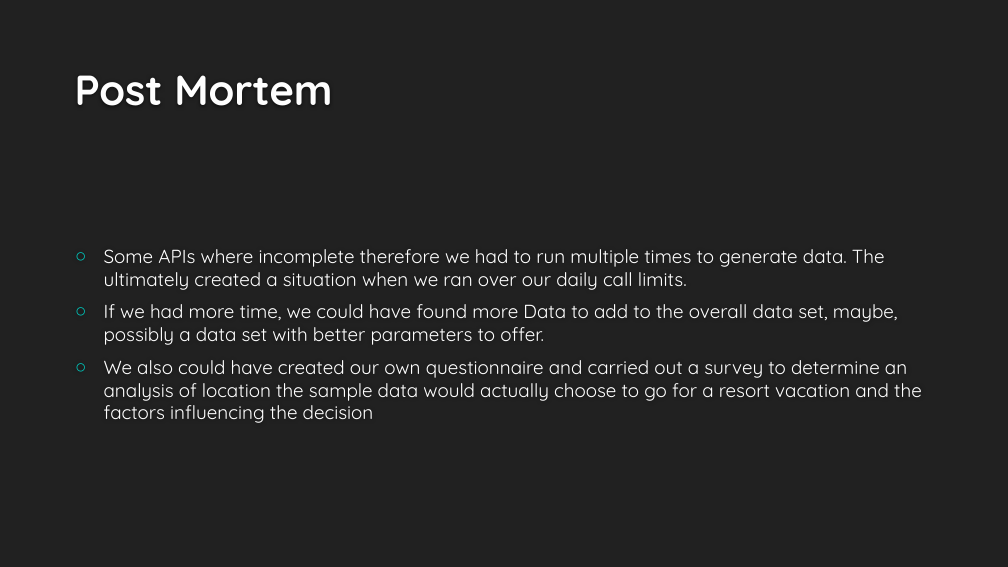
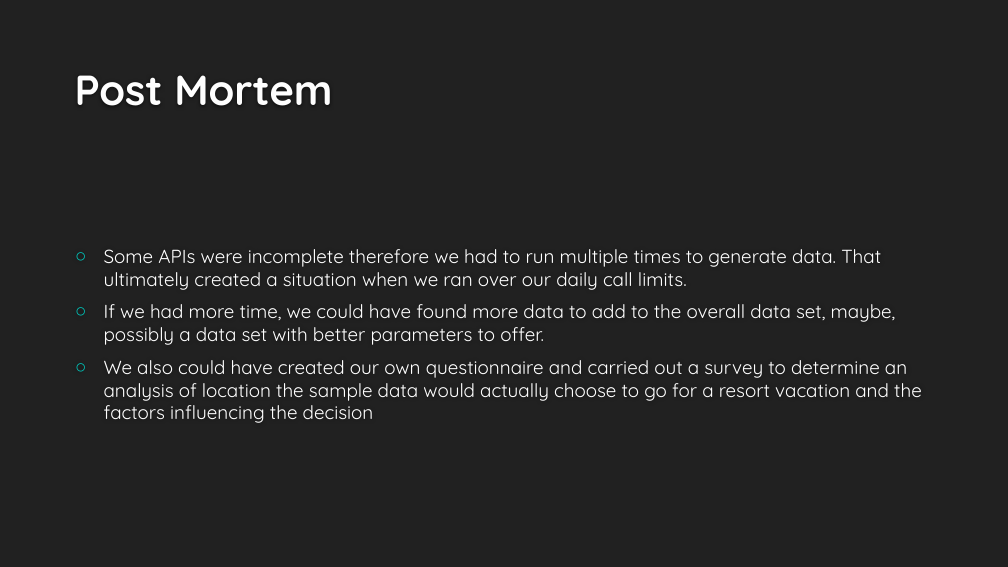
Before and after one commit to Kaylawkelly/HotelRateLocataion-Project1, a slide deck: slide 18 of Project 1_Where to Build.pptx. Drawn at 1008x567 pixels with LibreOffice and Linux fonts; fonts in the diff are those of the drawing; background and template pictures are left out. Boxes give left, top, right and bottom in pixels: in the first picture for what was removed or moved away, otherwise in the second. Text is boxed around its words. In the diff, an @@ line names an element or a change of style, - is before the commit and + after.

Commit message:
Final Presentation

```diff
--- a/Project 1_Where to Build.pptx
+++ b/Project 1_Where to Build.pptx
@@ text at bbox=[104, 249, 896, 345]: text changed @@
-○ Some APIs where incomplete therefore we had to run multiple times to generate data. The ultimately created a situation when we ran over our daily call limits.
-○ If we had more time, we could have found more Data to add to the overall data set, maybe, possibly a data set with better parameters to offer.
+○ Some APIs were incomplete therefore we had to run multiple times to generate data. That ultimately created a situation when we ran over our daily call limits.
+○ If we had more time, we could have found more data to add to the overall data set, maybe, possibly a data set with better parameters to offer.
```
Also in this commit, not shown: 1 other slide changed, 1 other file.
